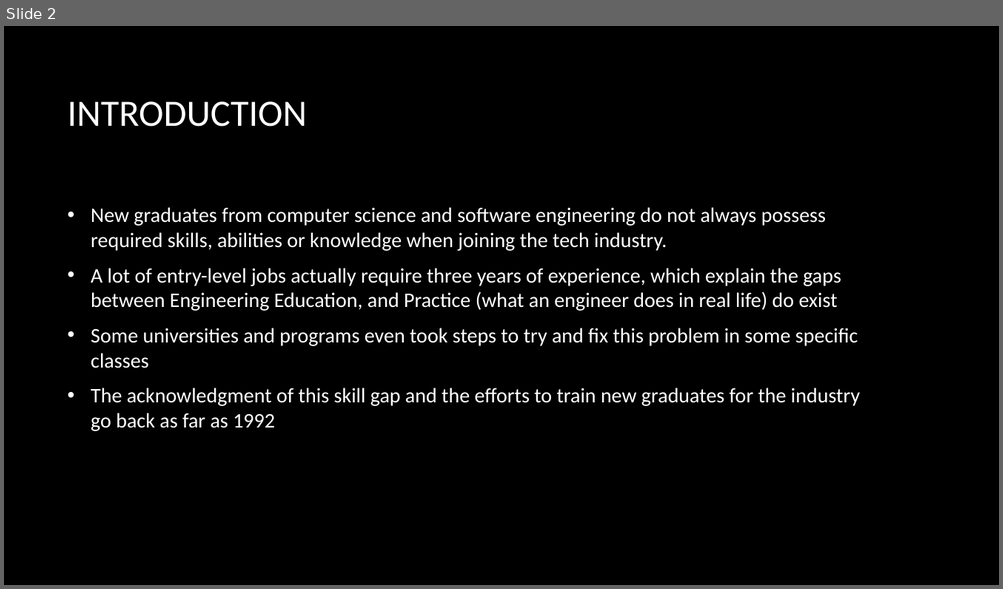
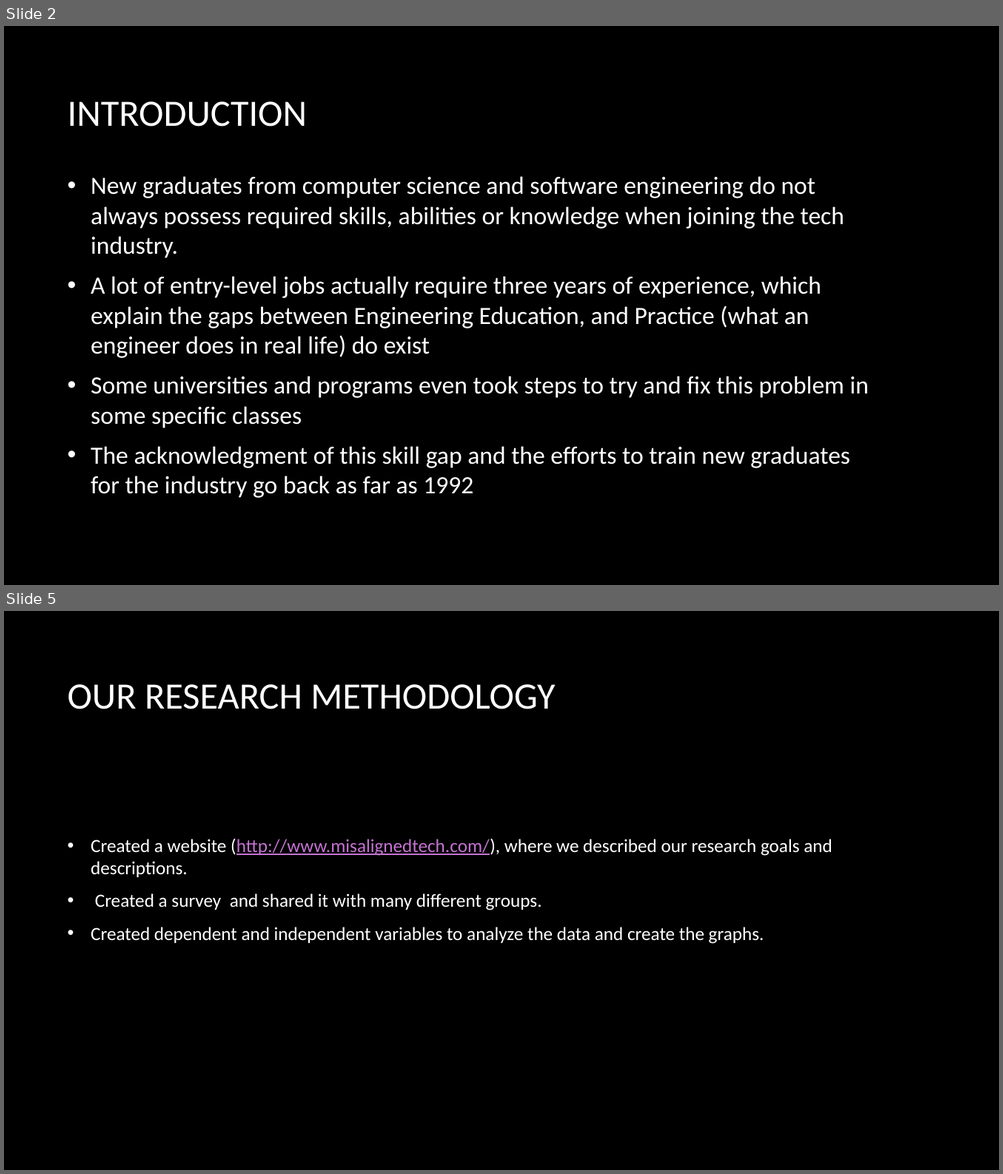
Before and after one commit to alanfranz/cs6460-teamcsse, a slide deck: Final Project/Project_Presentation.pptx. Shown one above the other, each under a label of ours: slide 2 before the commit, slides 2 and 5 after it; the slides between them are not shown. The pictures are 1003x589 and 1003x1174 pixels, drawn with LibreOffice and Linux fonts; fonts in the diff are those of the drawing; background and template pictures are left out. Boxes give left, top, right and bottom in pixels: in the first picture for what was removed or moved away, otherwise in the second. Text is boxed around its words. In the diff, an @@ line names an element or a change of style, - is before the commit and + after.

```diff
--- a/Final Project/Project_Presentation.pptx
+++ b/Final Project/Project_Presentation.pptx
@@ slide 5 added at (4, 611, 999, 1170), background picture (left out) @@
@@ title added at (68, 684, 555, 709), 36 pt, text #FFFFFF @@
+OUR RESEARCH METHODOLOGY
@@ text added at (91, 838, 832, 944), 18 pt, text #FFFFFF @@
+• Created a website (http://www.misalignedtech.com/), where we described our research goals and descriptions.
+• Created a survey and shared it with many different groups.
+• Created dependent and independent variables to analyze the data and create the graphs.
@@ slide 2 changed as well @@
@@ text "New graduates from computer science ...": place and size @@
-text "New graduates from computer science ..." at (91, 207, 859, 432)
+text "New graduates from computer science ..." at (91, 176, 868, 498)
@@ text "New graduates from computer science ..." at (91, 176, 868, 498): size 20 to 24 pt @@
```
Also in this commit, not shown: 1 other slide changed, 5 other slides added, 1 slide removed.
